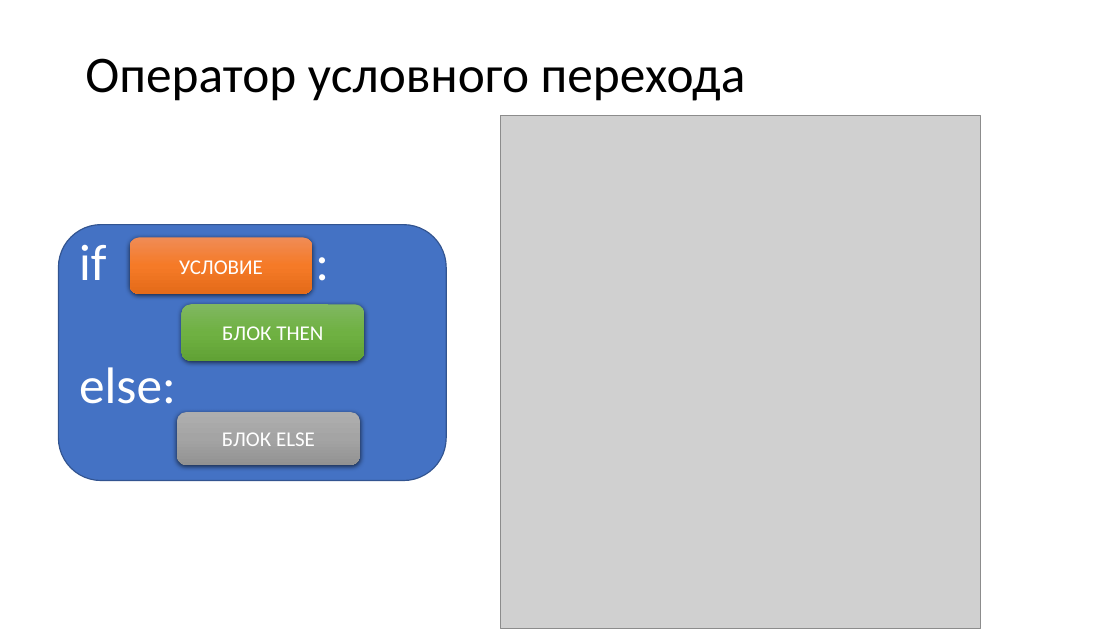
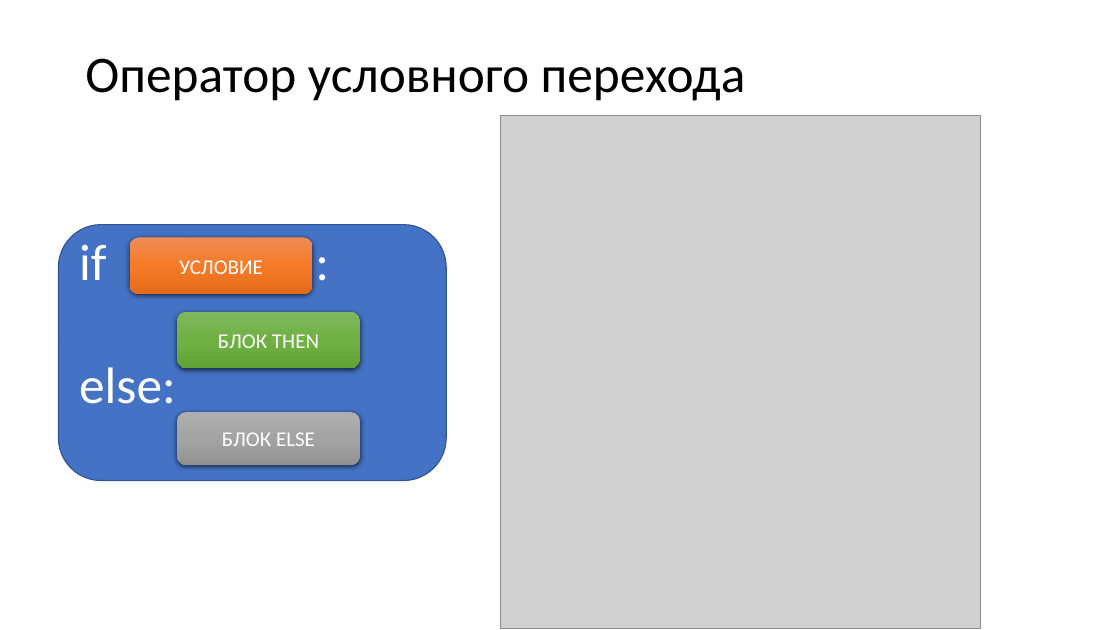
Before and after one commit to paveltsytovich/telegram-course, a slide deck: slide 66 of Presentation/Основы алгоритмизации и программирования.pptx. Drawn at 1120x630 pixels with LibreOffice and Linux fonts; fonts in the diff are those of the drawing; grey boxes stand for pictures. Boxes give left, top, right and bottom in pixels: in the first picture for what was removed or moved away, otherwise in the second. Text is boxed around its words. In the diff, an @@ line names an element or a change of style, - is before the commit and + after.

```diff
--- a/Presentation/Основы алгоритмизации и программирования.pptx
+++ b/Presentation/Основы алгоритмизации и программирования.pptx
@@ rounded rectangle "БЛОК THEN": place and size @@
-rounded rectangle "БЛОК THEN" at (181, 304, 364, 360)
+rounded rectangle "БЛОК THEN" at (177, 312, 360, 368)
```
Also in this commit, not shown: 1 slide added, 1 other file.
